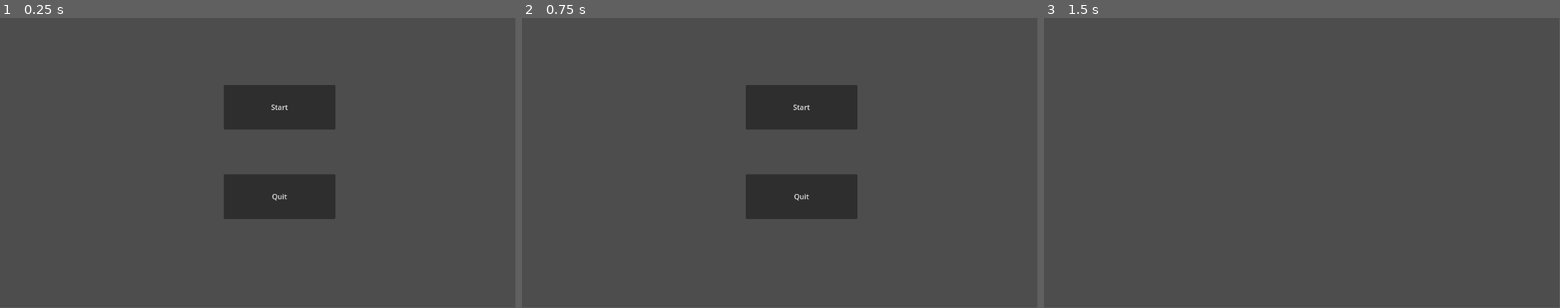
Above: before the commit, frames 1-3 (left to right).
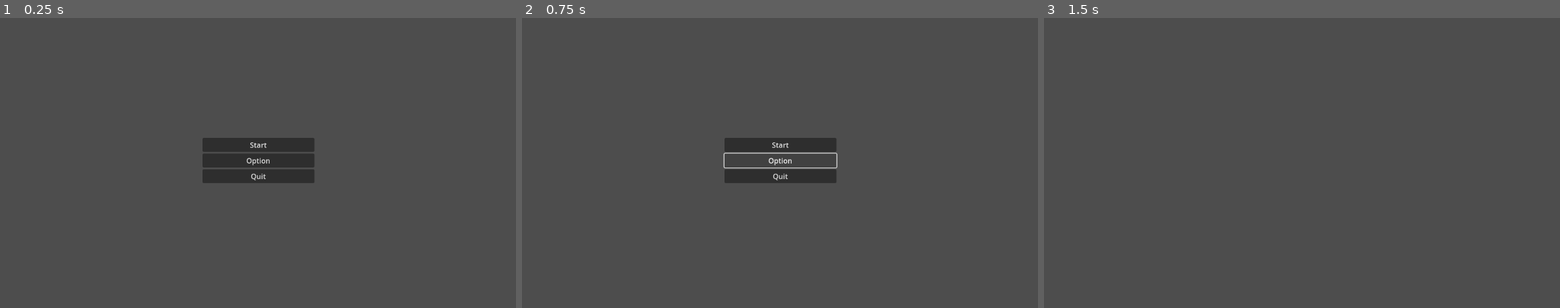
Above: after the commit, the same moments.

Repository: Ivan29020/Dantes-Reinterpretation
Game: Godot game, scene res://menu.tscn
Same seed, same stepped clock (60 frames per second), same inputs: the game is played once before the commit and once after it.
Inputs (mouse positions are in pixels of both pictures, inside the frame that each line leads up to):
- Up to frame 1 (0.25 s): no input
- Up to frame 2 (0.75 s): click (780, 160) at 0.5 s, where only the run after the commit has a clickable "Option"
- Up to frame 3 (1.5 s): click "Start" at 1.25 s
In our replay, the window is 799x449 before the commit and 800x450 after it. These sizes can differ from the game's own. Grey fills any space a smaller window leaves; there, only what the larger window draws over its background counts as a difference.

The runs differ from the first frame. In frame 1, 8.6% of the frame differs, in the area x 39-65%, y 23-70%; in frame 2, 7.8%; in frame 3, only the window size differs.

Commit message:
+ Opzioni

Diff:
--- a/Menu.gd
+++ b/Menu.gd
@@ -1,9 +1,12 @@
 extends Node2D
 
 
-func _on_button_pressed():
+func _on_start_pressed():
 	get_tree().change_scene_to_file("res://World.tscn")
 
 
+func Option():
+	pass # Replace with function body.
+
 func _on_quit_pressed():
 	get_tree().quit()
--- a/menu.tscn
+++ b/menu.tscn
@@ -3,21 +3,34 @@
 [ext_resource type="Script" path="res://Menu.gd" id="1_b2pj2"]
 
 [node name="Menu" type="Node2D"]
+position = Vector2(452, 268)
 script = ExtResource("1_b2pj2")
 
-[node name="Start" type="Button" parent="."]
-offset_left = 500.0
-offset_top = 150.0
-offset_right = 750.0
-offset_bottom = 250.0
+[node name="TextureRect" type="TextureRect" parent="."]
+offset_left = -454.0
+offset_top = -268.0
+offset_right = 699.0
+offset_bottom = 383.0
+
+[node name="MarginContainer" type="MarginContainer" parent="."]
+offset_right = 250.0
+offset_bottom = 100.0
+
+[node name="VBoxContainer" type="VBoxContainer" parent="MarginContainer"]
+layout_mode = 2
+
+[node name="Start" type="Button" parent="MarginContainer/VBoxContainer"]
+layout_mode = 2
 text = "Start"
 
-[node name="Quit" type="Button" parent="."]
-offset_left = 500.0
-offset_top = 350.0
-offset_right = 750.0
-offset_bottom = 450.0
+[node name="Option" type="Button" parent="MarginContainer/VBoxContainer"]
+layout_mode = 2
+text = "Option"
+
+[node name="Quit" type="Button" parent="MarginContainer/VBoxContainer"]
+layout_mode = 2
 text = "Quit"
 
-[connection signal="pressed" from="Start" to="." method="_on_button_pressed"]
-[connection signal="pressed" from="Quit" to="." method="_on_quit_pressed"]
+[connection signal="pressed" from="MarginContainer/VBoxContainer/Start" to="." method="_on_start_pressed"]
+[connection signal="pressed" from="MarginContainer/VBoxContainer/Option" to="." method="Option"]
+[connection signal="pressed" from="MarginContainer/VBoxContainer/Quit" to="." method="_on_quit_pressed"]
--- a/project.godot
+++ b/project.godot
@@ -15,6 +15,11 @@
 config/features=PackedStringArray("4.1", "GL Compatibility")
 config/icon="res://icon.svg"
 
+[display]
+
+window/stretch/mode="viewport"
+window/stretch/aspect="ignore"
+
 [rendering]
 
 renderer/rendering_method="gl_compatibility"
